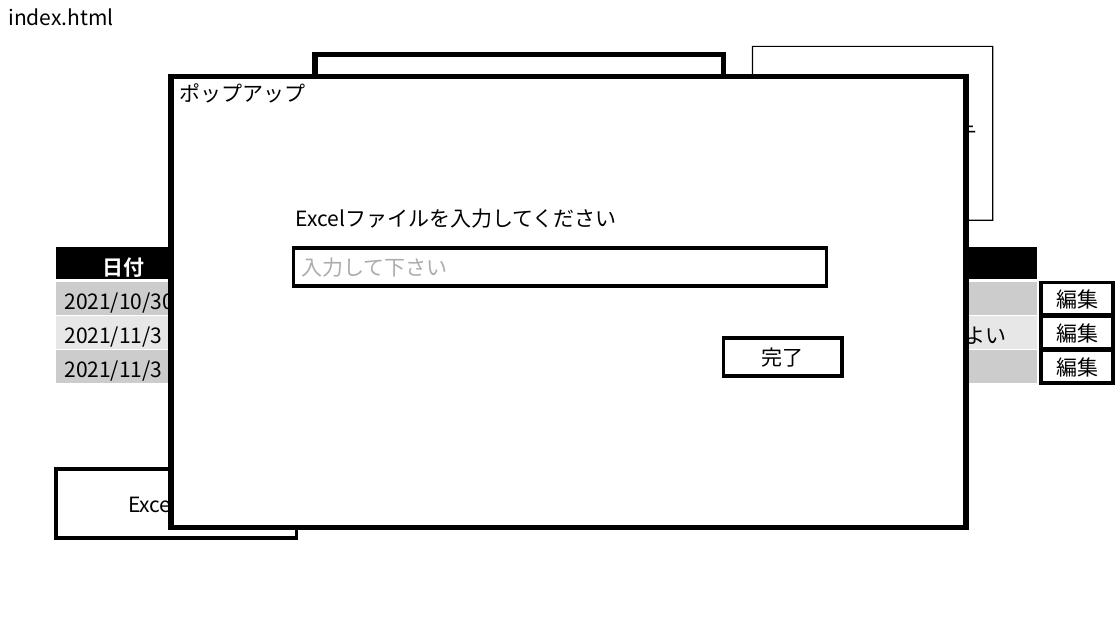
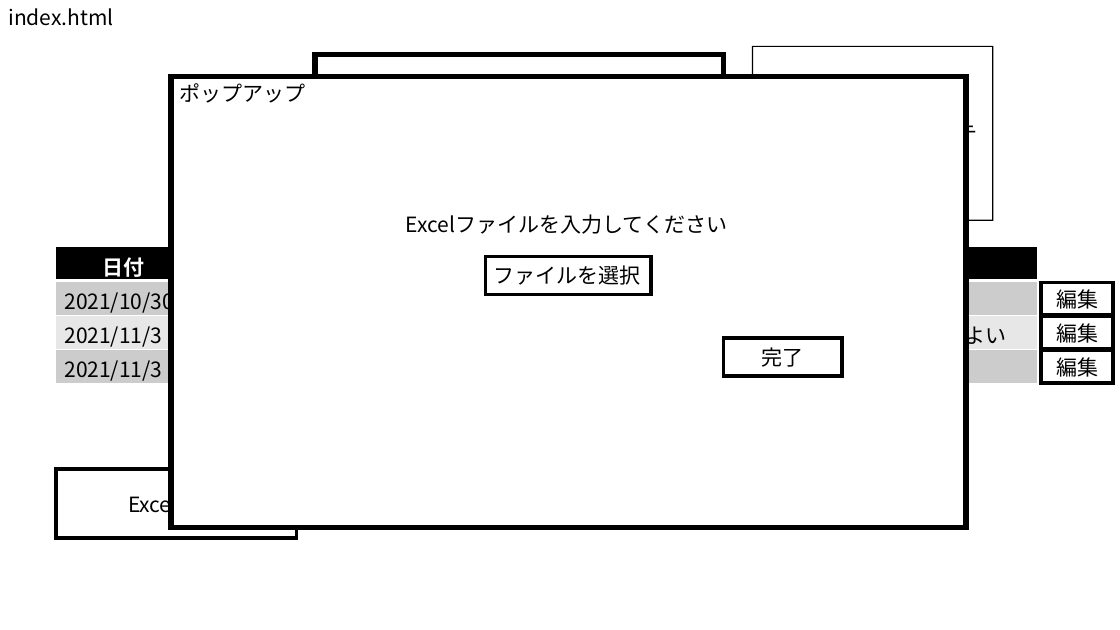
Before and after one commit to dorapon48/Part_Time_Stopwatch_PS, a slide deck: slide 4 of docs/screen_design.pptx. Drawn at 1120x630 pixels with LibreOffice and Linux fonts; fonts in the diff are those of the drawing. Boxes give left, top, right and bottom in pixels: in the first picture for what was removed or moved away, otherwise in the second. Text is boxed around its words. In the diff, an @@ line names an element or a change of style, - is before the commit and + after.

Commit message:
基本設計のファイル名を変更，javascriptの設計を完了，画面変更

```diff
--- a/docs/screen_design.pptx
+++ b/docs/screen_design.pptx
@@ text "Excelファイルを入力してください": place and size @@
-text "Excelファイルを入力してください" at box(296, 208, 617, 228)
+text "Excelファイルを入力してください" at box(406, 214, 727, 234)
@@ rectangle "ファイルを選択": place and size @@
-rectangle "ファイルを選択" at box(293, 248, 827, 286)
+rectangle "ファイルを選択" at box(486, 256, 651, 294)
@@ text in rectangle at box(494, 265, 641, 285): text changed; text colour #AFABAB to #000000 @@
-入力して下さい
+ファイルを選択
```
Also in this commit, not shown: 2 other files.
